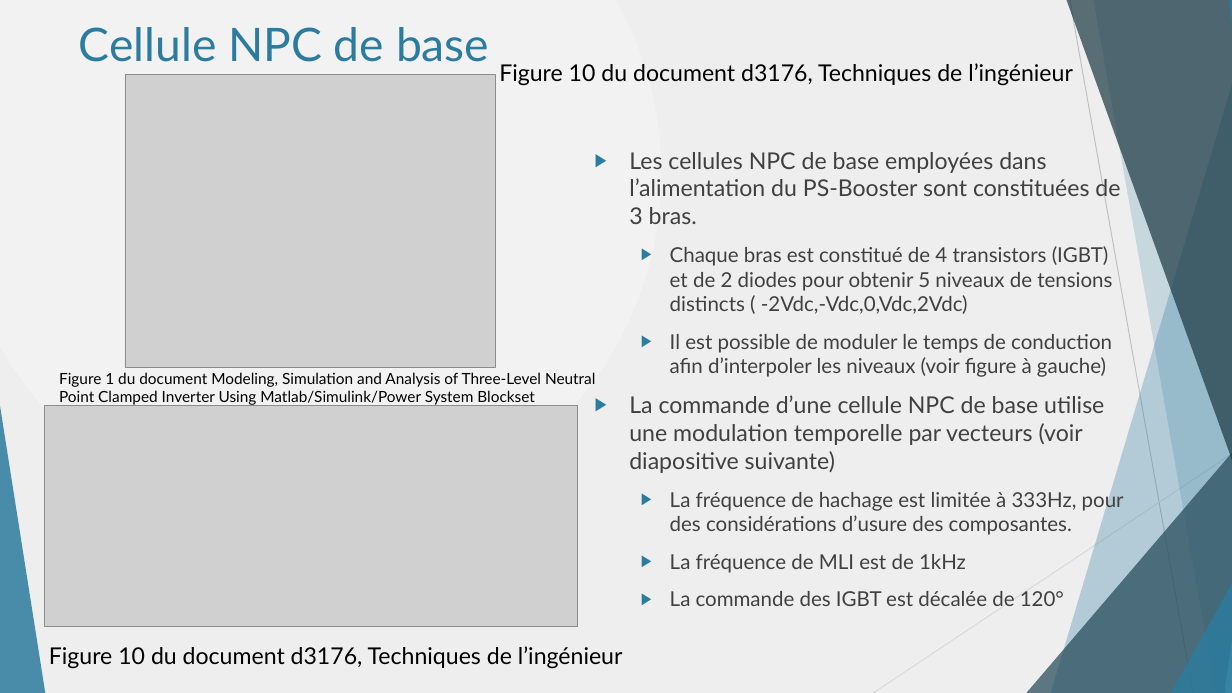
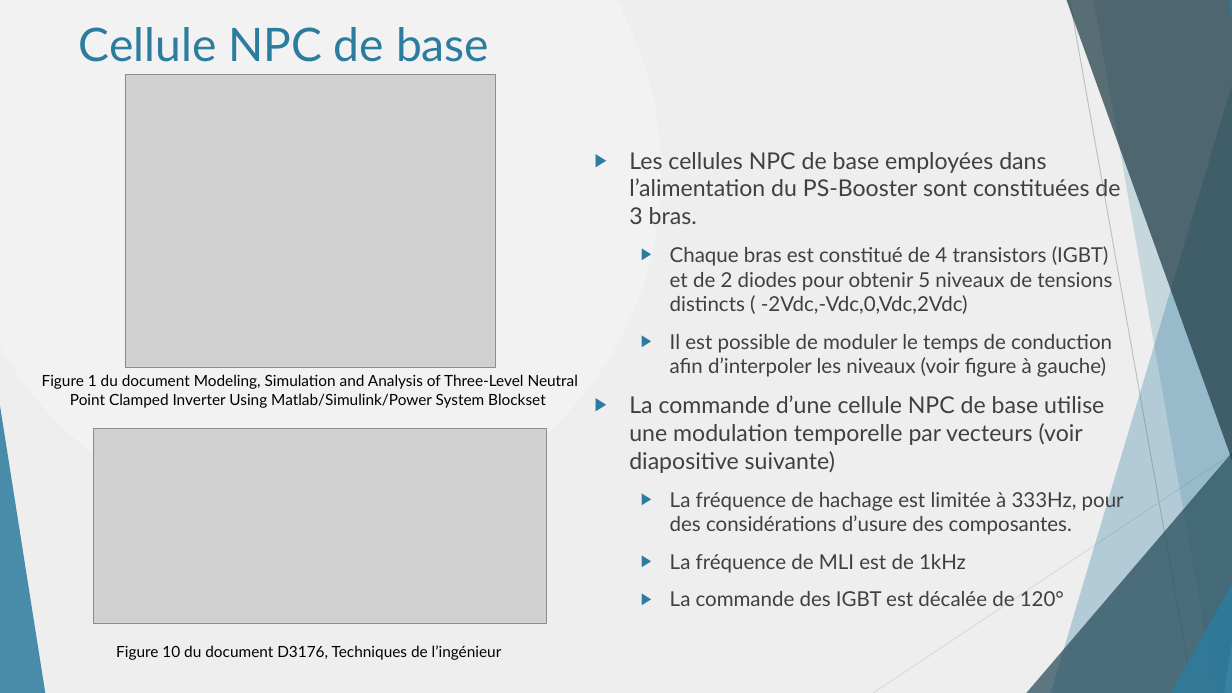
Before and after one commit to danthib76/DesignIV, a slide deck: slide 7 of Remise/Remise 1/Presentation_Remise_1.pptx. Drawn at 1232x693 pixels with LibreOffice and Linux fonts; fonts in the diff are those of the drawing; grey boxes stand for pictures. Boxes give left, top, right and bottom in pixels: in the first picture for what was removed or moved away, otherwise in the second. Text is boxed around its words. In the diff, an @@ line names an element or a change of style, - is before the commit and + after.

```diff
--- a/Remise/Remise 1/Presentation_Remise_1.pptx
+++ b/Remise/Remise 1/Presentation_Remise_1.pptx
@@ text removed at [499,63,1073,86] @@
-Figure 10 du document d3176, Techniques de l’ingénieur
@@ text "Figure 1 du document Modeling, ...": place and size @@
-text "Figure 1 du document Modeling, ..." at [59,372,595,406]
+text "Figure 1 du document Modeling, ..." at [42,374,578,408]
@@ text "Figure 1 du document Modeling, ..." at [42,374,578,408]: alignment left to centre @@
@@ picture: place and size @@
-picture at [44,406,577,627]
+picture at [93,429,546,625]
@@ text at [116,645,502,660]: text changed; size 18 to 12 pt @@
-Figure 10 du document d3176, Techniques de l’ingénieur
+Figure 10 du document D3176, Techniques de l’ingénieur
```
Also in this commit, not shown: 15 other slides changed, 1 other file.
